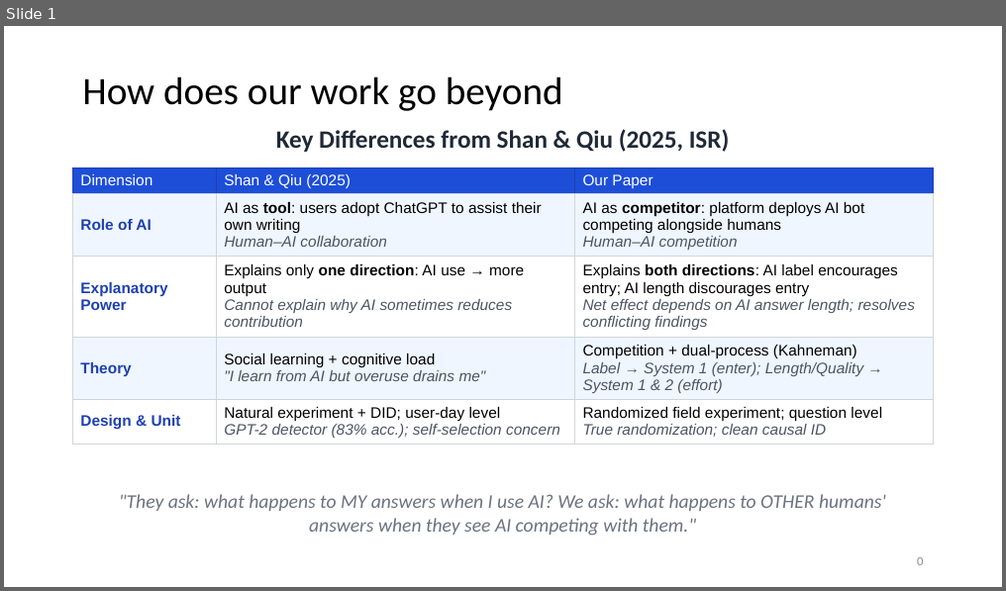
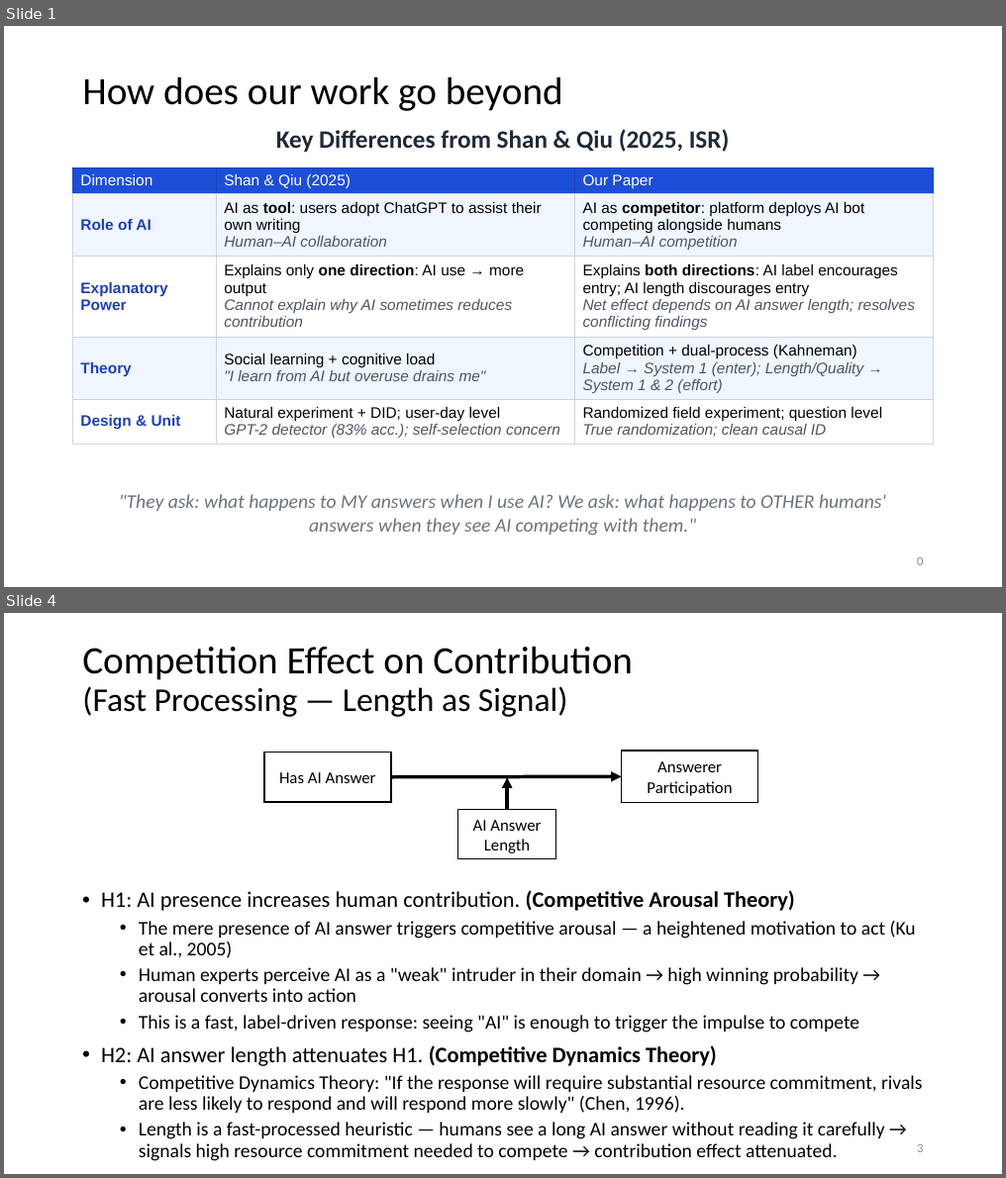
Before and after one commit to chen-junluo/geek-community, a slide deck: Projects/MISQ/MISQ round 2/MISQ_after_SE_260622.pptx. Shown one above the other, each under a label of ours: slide 1 before the commit, slides 1 and 4 after it; the slides between them are not shown. The pictures are 1006x591 and 1006x1178 pixels, drawn with LibreOffice and Linux fonts; fonts in the diff are those of the drawing. Boxes give left, top, right and bottom in pixels: in the first picture for what was removed or moved away, otherwise in the second. Text is boxed around its words. In the diff, an @@ line names an element or a change of style, - is before the commit and + after.

```diff
--- a/Projects/MISQ/MISQ round 2/MISQ_after_SE_260622.pptx
+++ b/Projects/MISQ/MISQ round 2/MISQ_after_SE_260622.pptx
@@ slide 4 added at (x1=4, y1=613, x2=1002, y2=1174), background #FFFFFF @@
@@ title added at (x1=82, y1=646, x2=633, y2=717), 28 pt, text #000000 @@
+Competition Effect on Contribution
+(Fast Processing — Length as Signal)
@@ rectangle added at (x1=264, y1=752, x2=391, y2=802), fill #FFFFFF, outline #000000 1 pt, 12 pt, text #000000 @@
+Has AI Answer
@@ rectangle added at (x1=622, y1=751, x2=758, y2=803), fill #FFFFFF, outline #000000 1 pt, 12 pt, text #000000 @@
+Answerer Participation
@@ arrow added from (391, 776) to (622, 776), #000000 2.5 pt @@
@@ arrow added from (507, 810) to (507, 777), #000000 2.5 pt @@
@@ rectangle added at (x1=458, y1=810, x2=555, y2=859), fill #FFFFFF, outline #000000 1 pt, 12 pt, text #000000 @@
+AI Answer Length
@@ text added at (x1=101, y1=890, x2=923, y2=1161), 14 pt, text #000000 @@
+• H1: AI presence increases human contribution. (Competitive Arousal Theory)
+  • The mere presence of AI answer triggers competitive arousal — a heightened motivation to act (Ku et al., 2005)
+  • Human experts perceive AI as a "weak" intruder in their domain → high winning probability → arousal converts into action
+  • This is a fast, label-driven response: seeing "AI" is enough to trigger the impulse to compete
+• H2: AI answer length attenuates H1. (Competitive Dynamics Theory)
+  • Competitive Dynamics Theory: "If the response will require substantial resource commitment, rivals are less likely to respond and will respond more slowly" (Chen, 1996).
+  • Length is a fast-processed heuristic — humans see a long AI answer without reading it carefully → signals high resource commitment needed to compete → contribution effect attenuated.
@@ page number added at (x1=917, y1=1145, x2=923, y2=1153), 9 pt, text #8C8C8C @@
+3
```
Also in this commit, not shown: 1 slide changed, 2 other slides added.
